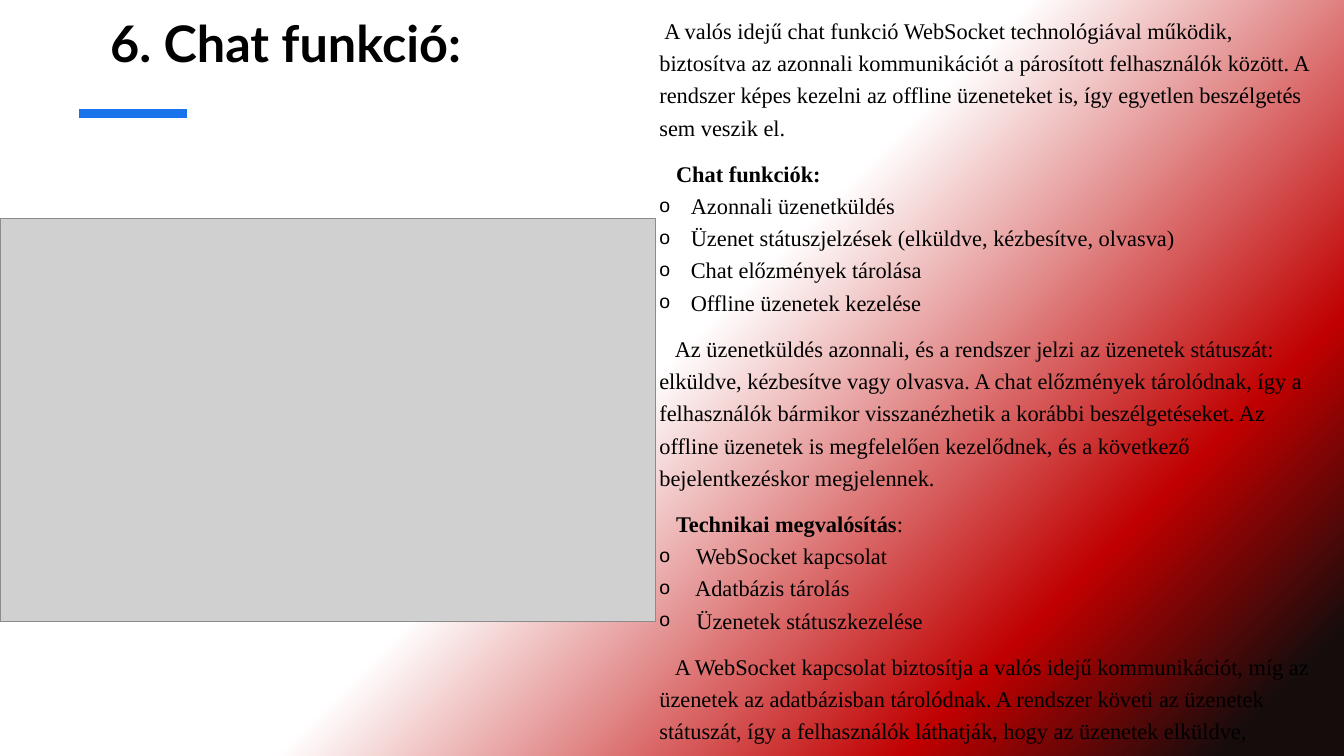
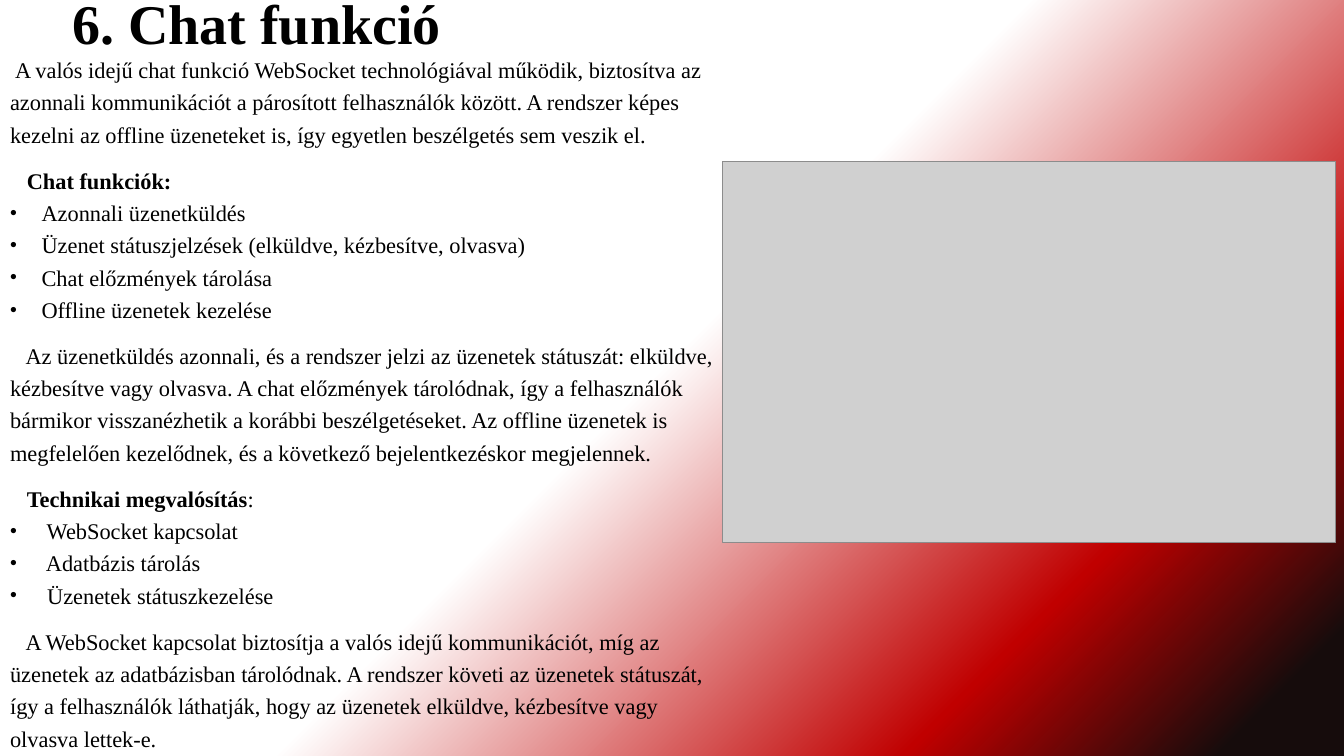
Before and after one commit to DerSandor/Tarskereso, a slide deck: slide 8 of FATAL LOVE.pptx. Drawn at 1344x756 pixels with LibreOffice and Linux fonts; fonts in the diff are those of the drawing; grey boxes stand for pictures. Boxes give left, top, right and bottom in pixels: in the first picture for what was removed or moved away, otherwise in the second. Text is boxed around its words. In the diff, an @@ line names an element or a change of style, - is before the commit and + after.

```diff
--- a/FATAL LOVE.pptx
+++ b/FATAL LOVE.pptx
@@ title at (x1=72, y1=4, x2=440, y2=45): text changed; size 36 to 40 pt; font Lato to Times New Roman @@
-6. Chat funkció:
+6. Chat funkció
@@ text "A valós idejű chat funkció ..." moved from (x1=659, y1=21, x2=1310, y2=744) to (x1=10, y1=62, x2=712, y2=748) @@
@@ line removed from (79, 114) to (187, 114) @@
@@ picture resized from (x1=0, y1=218, x2=655, y2=621) to (x1=723, y1=161, x2=1337, y2=543) @@
@@ text at (x1=42, y1=205, x2=525, y2=605): bullet o to • @@
```
Also in this commit, not shown: 13 other slides changed.
